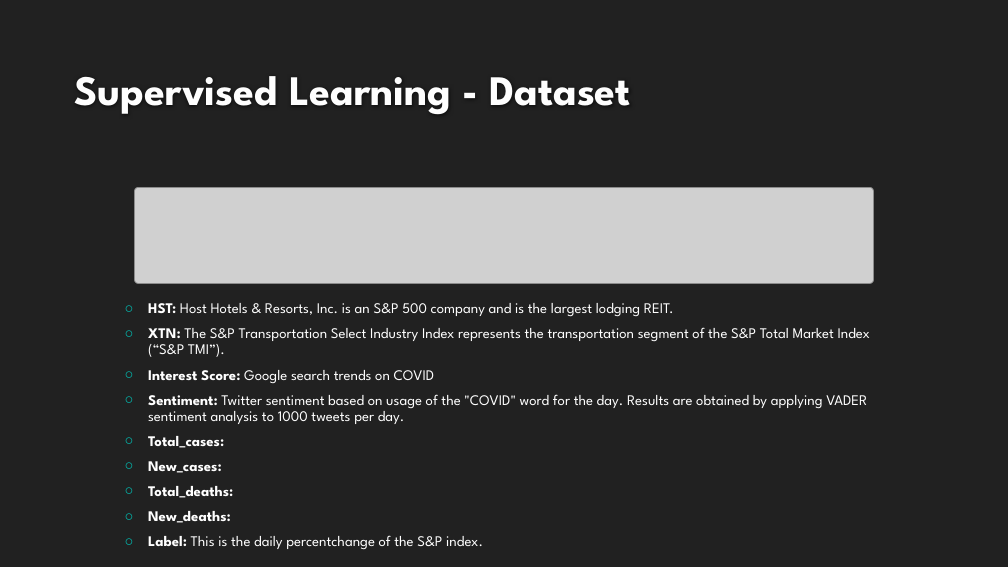
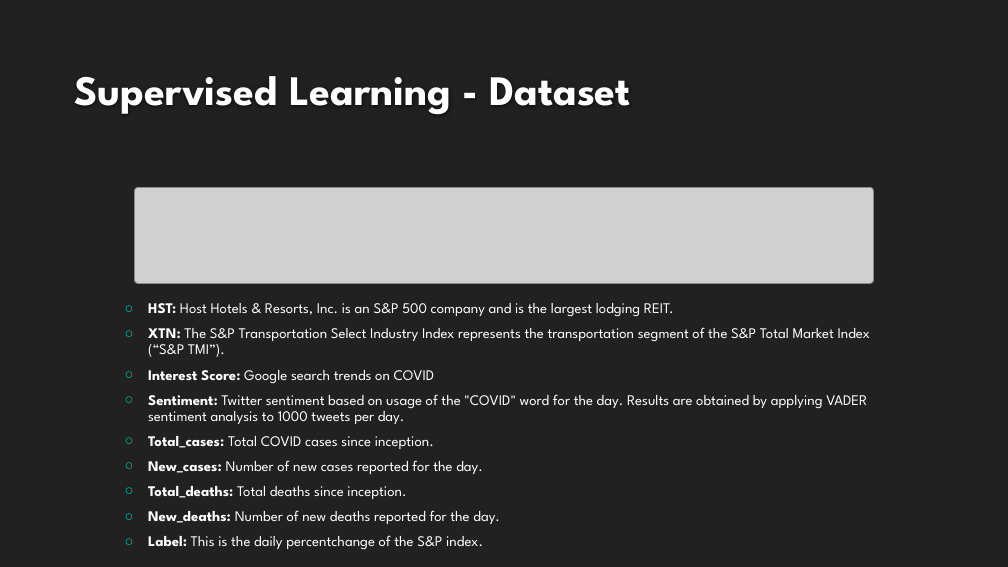
Before and after one commit to derrickclaye/fear-and-comfort, a slide deck: slide 1 of fear_n_comfort_supervised.pptx. Drawn at 1008x567 pixels with LibreOffice and Linux fonts; fonts in the diff are those of the drawing; grey boxes stand for pictures; background and template pictures are left out. Boxes give left, top, right and bottom in pixels: in the first picture for what was removed or moved away, otherwise in the second. Text is boxed around its words. In the diff, an @@ line names an element or a change of style, - is before the commit and + after.

```diff
--- a/fear_n_comfort_supervised.pptx
+++ b/fear_n_comfort_supervised.pptx
@@ text at box(148, 436, 500, 524): text changed; bold off @@
-○ Total_cases:
-○ New_cases:
-○ Total_deaths:
-○ New_deaths:
+○ Total_cases: Total COVID cases since inception.
+○ New_cases: Number of new cases reported for the day.
+○ Total_deaths: Total deaths since inception.
+○ New_deaths: Number of new deaths reported for the day.
```
Also in this commit, not shown: 2 other slides changed, 1 other file.
